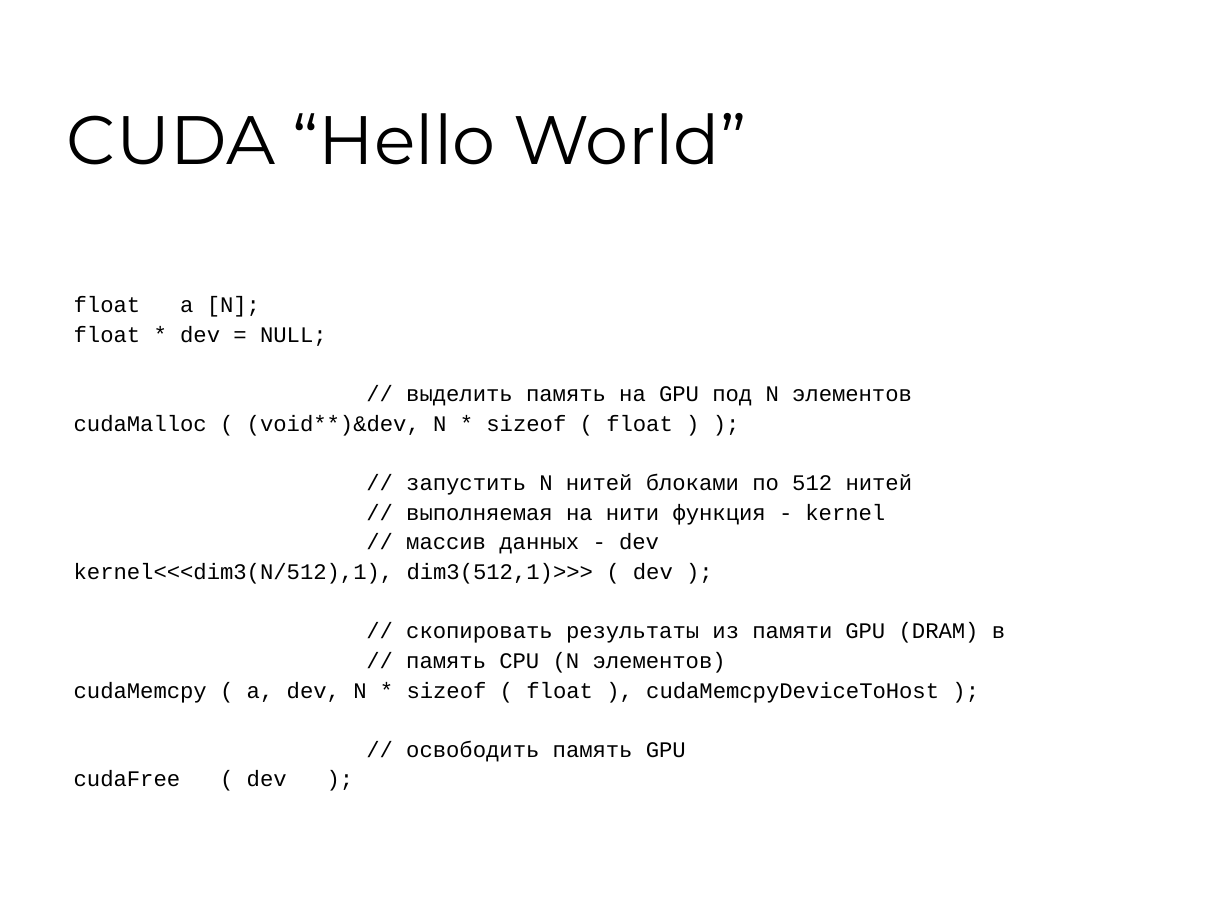
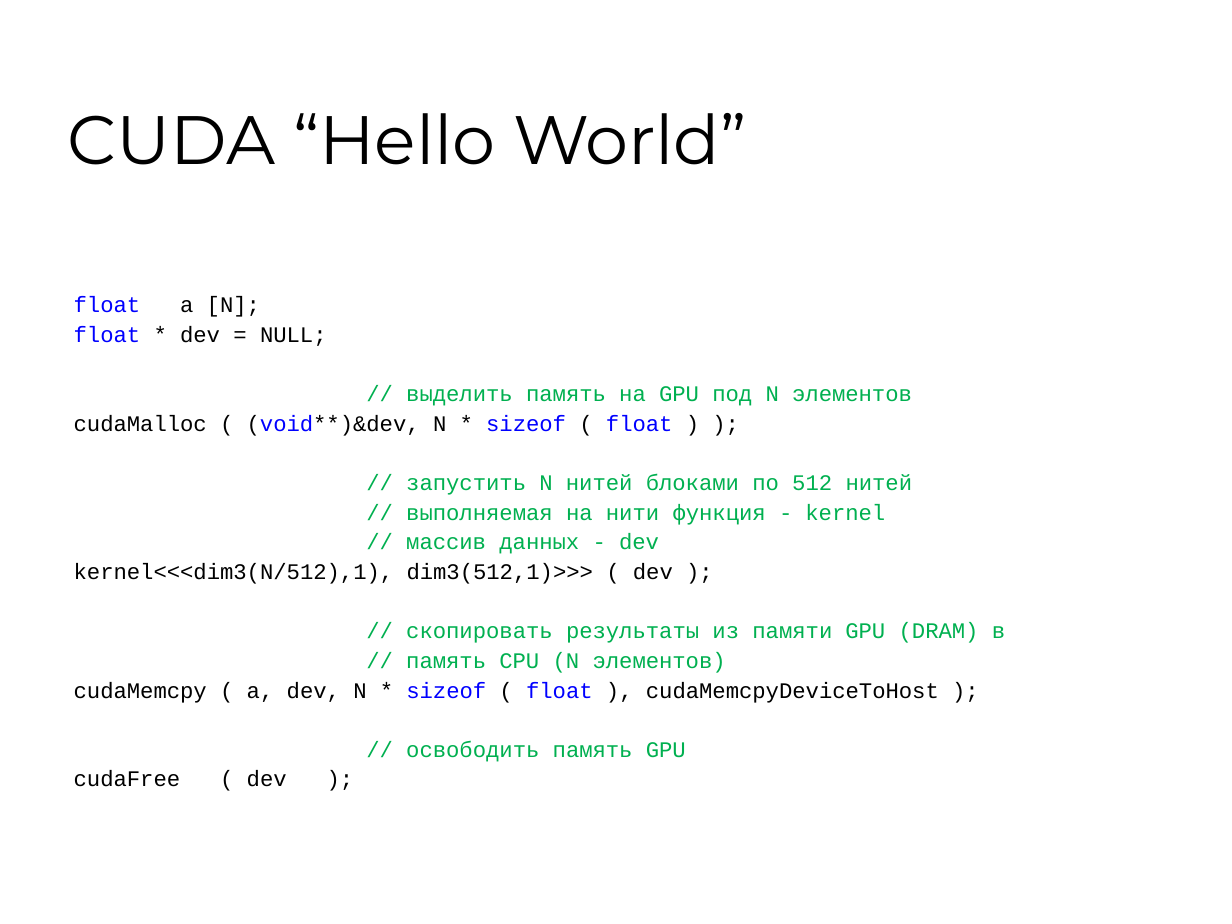
Before and after one commit to 7633/msu-cuda-course, a slide deck: slide 21 of Lectures/L1 24022009/Lection-1.ppt (slide 19 before the commit). Drawn at 1232x924 pixels with LibreOffice and Linux fonts; fonts in the diff are those of the drawing; background and template pictures are left out. Boxes give left, top, right and bottom in pixels: in the first picture for what was removed or moved away, otherwise in the second. Text is boxed around its words. In the diff, an @@ line names an element or a change of style, - is before the commit and + after.

Commit message:
[~] edit: added "Hello World" multi threading slides

```diff
--- a/Lectures/L1 24022009/Lection-1.ppt
+++ b/Lectures/L1 24022009/Lection-1.ppt
@@ text at bbox=[74, 296, 1005, 762]: text colour #000000 to #0000FF in "float", "float", "(void**)&dev, sizeof float", "sizeof float"; text colour #000000 to #00B050 in "// выделить память на GPU под N ...", "// запустить N нитей блоками по 512 ...", "// выполняемая на нити функция - kernel", "// массив данных - dev" and 3 more places @@
```
Also in this commit, not shown: 4 other slides changed, 2 slides added.
